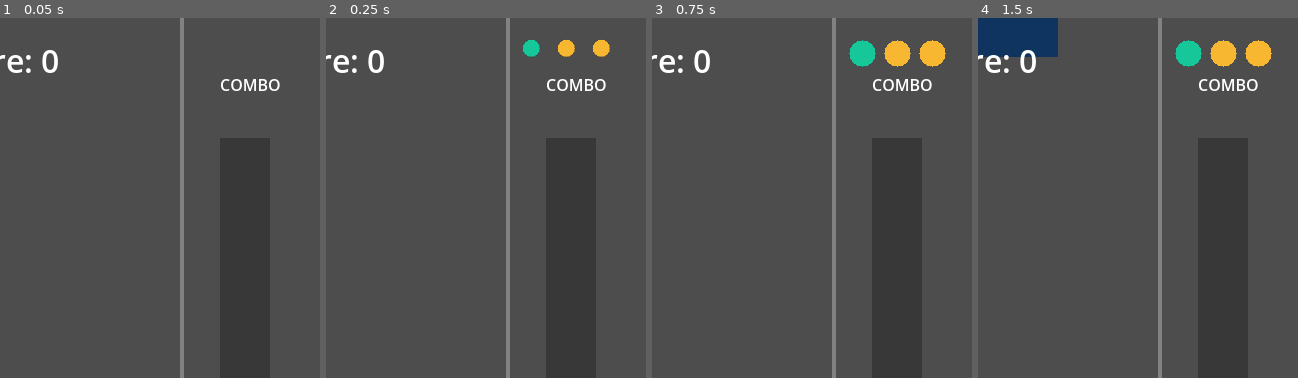
Above: before the commit, frames 1-4 (left to right).
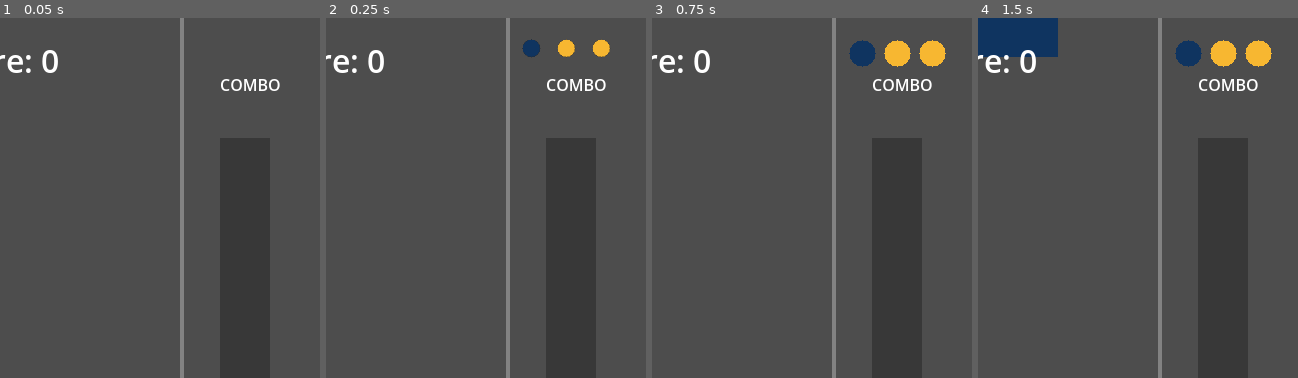
Above: after the commit, the same moments.

Repository: emadAbuzeid95/juego
Game: Godot game, scene res://main.tscn
Same seed, same stepped clock (60 frames per second), same inputs: the game is played once before the commit and once after it.
Inputs (mouse positions are % of the whole screen's width and height, from its top left):
- Up to frame 1 (0.05 s): no input
- Up to frame 2 (0.25 s): no input
- Up to frame 3 (0.75 s): move the mouse to (72, 45) at 0.52 s; click (72, 45) at 0.67 s
- Up to frame 4 (1.5 s): tap Enter at 1.25 s; move the mouse to (30, 55) at 1.27 s; click (30, 55) at 1.42 s
The pictures show only the part of the screen within x 50-100%, y 0-50%; the shares and areas given below are measured in that part.

Frame 1 is identical in both runs. In frame 2, 0.2% of the frame differs, in the area x 61-67%, y 5-11%; in frame 3, 0.5%, in the area x 61-70%, y 6-14%; in frame 4, 0.5%.

Commit message:
refactor: extract combo logic to ComboManager class

Diff:
--- /dev/null
+++ b/combo_manager.gd
@@ -0,0 +1,44 @@
+class_name ComboManager
+extends Node
+
+var combo_target: Array[Color] = []
+var combo_progress: Array[Color] = []
+
+var _parent: Node
+var _spawner: Spawner
+var _ui: UIController
+
+const HIT_NEUTRAL := 0
+const HIT_MATCH := 1
+const HIT_MISS := 2
+
+func setup(parent: Node, spawner: Spawner, ui: UIController) -> void:
+	_parent = parent
+	_spawner = spawner
+	_ui = ui
+
+func generate_new_combo() -> void:
+	combo_target.clear()
+	for i in range(Config.COMBO_SIZE):
+		combo_target.append(_spawner.get_color_by_index(randi() % Config.COLOR_PIECE.size()))
+	_ui.update_combo_target(combo_target)
+	_ui.burn_and_update_slots()
+
+func check_hit(caught_color: Color) -> int:
+	if combo_progress.size() < Config.COMBO_SIZE and caught_color == combo_target[combo_progress.size()]:
+		combo_progress.append(caught_color)
+		if combo_progress.size() == Config.COMBO_SIZE:
+			return HIT_MATCH
+		return HIT_NEUTRAL
+	elif combo_progress.size() > 0 and caught_color != combo_target[combo_progress.size()]:
+		return HIT_MISS
+	return HIT_NEUTRAL
+
+func clear_progress() -> void:
+	combo_progress.clear()
+
+func get_penalty() -> int:
+	return combo_progress.size()
+
+func get_bonus() -> int:
+	return randi() % 8 + 3
--- a/main.gd
+++ b/main.gd
@@ -7,8 +7,6 @@
 var tiempo_spawn: float = 1.5
 var tiempo_actual: float = 0.0
 var tiempo_juego: float = 0.0
-var combo_target: Array[Color] = []
-var combo_progress: Array[Color] = []
 
 # === NODES ===
 @onready var score_label: Label = $UI/ScoreLabel
@@ -20,9 +18,11 @@
 var ui: UIController
 var effects
 var overlay
+var combo_manager
 
 const _EffectsScript = preload("res://effects.gd")
 const _OverlayScript = preload("res://overlay_manager.gd")
+const _ComboScript = preload("res://combo_manager.gd")
 
 # === LIFECYCLE ===
 func _ready() -> void:
@@ -33,6 +33,8 @@
 	effects.setup(self)
 	overlay = _OverlayScript.new()
 	overlay.setup(self)
+	combo_manager = _ComboScript.new()
+	combo_manager.setup(self, spawner, ui)
 	ui.setup(score_label, combo_label, progress_bar, progress_label)
 	score_label.text = "Score: 0"
 	generate_new_combo()
@@ -98,18 +100,18 @@
 	score += 1
 	var bonus: int = 0
 
-	if combo_progress.size() < Config.COMBO_SIZE and caught_color == combo_target[combo_progress.size()]:
-		combo_progress.append(caught_color)
-		if combo_progress.size() == Config.COMBO_SIZE:
-			bonus = randi() % 8 + 3
-			score += bonus
-			combo_progress.clear()
-			generate_new_combo()
-			ui.pulse_combo_label()
-	elif combo_progress.size() > 0 and caught_color != combo_target[combo_progress.size()]:
-		var penalty: int = combo_progress.size()
+	var hit_result: int = combo_manager.check_hit(caught_color)
+
+	if hit_result == combo_manager.HIT_MATCH:
+		bonus = combo_manager.get_bonus()
+		score += bonus
+		combo_manager.clear_progress()
+		combo_manager.generate_new_combo()
+		ui.pulse_combo_label()
+	elif hit_result == combo_manager.HIT_MISS:
+		var penalty: int = combo_manager.get_penalty()
 		score -= penalty
-		combo_progress.clear()
+		combo_manager.clear_progress()
 		ui.show_floating_text(click_pos, -penalty)
 	else:
 		ui.show_floating_text(click_pos, 1)
@@ -128,11 +130,7 @@
 
 # === COMBO ===
 func generate_new_combo() -> void:
-	combo_target.clear()
-	for i in range(Config.COMBO_SIZE):
-		combo_target.append(spawner.get_color_by_index(randi() % Config.COLOR_PIECE.size()))
-	ui.update_combo_target(combo_target)
-	ui.burn_and_update_slots()
+	combo_manager.generate_new_combo()
 
 # === UI ===
 func update_progress_bar() -> void:
@@ -149,11 +147,9 @@
 	piezas.clear()
 
 	score = 0
-	combo_target.clear()
-	combo_progress.clear()
 
 	score_label.text = "Score: 0"
-	generate_new_combo()
+	combo_manager.generate_new_combo()
 
 	var panel := get_node_or_null("GameOverPanel")
 	if panel:
